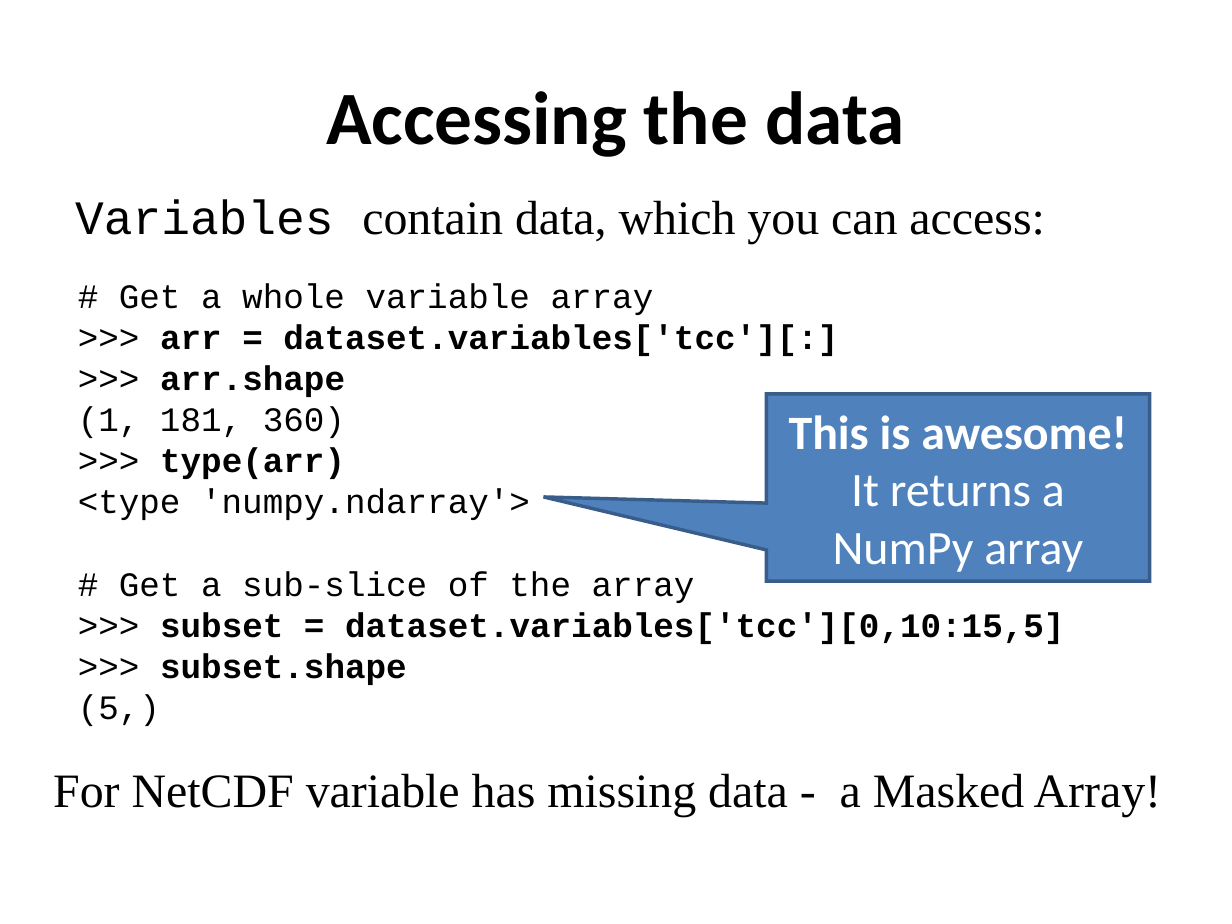
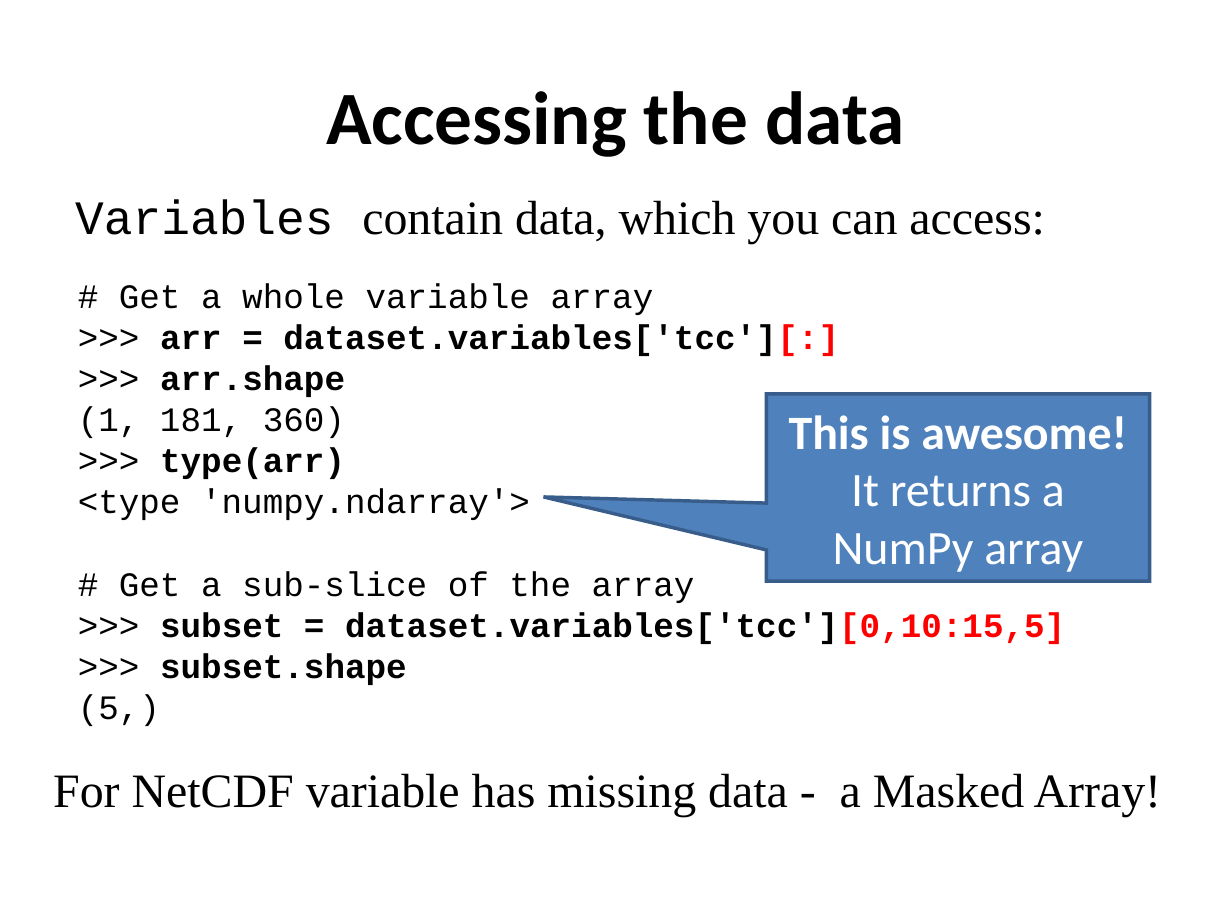
Before and after one commit to ncasuk/ncas-isc, a slide deck: slide 9 of python/presentations/read_write_data/10_read_netcdf_python.ppt. Drawn at 1232x924 pixels with LibreOffice and Linux fonts; fonts in the diff are those of the drawing; background and template pictures are left out. Boxes give left, top, right and bottom in pixels: in the first picture for what was removed or moved away, otherwise in the second. Text is boxed around its words. In the diff, an @@ line names an element or a change of style, - is before the commit and + after.

```diff
--- a/python/presentations/read_write_data/10_read_netcdf_python.ppt
+++ b/python/presentations/read_write_data/10_read_netcdf_python.ppt
@@ text at (x1=160, y1=324, x2=1065, y2=644): text colour #000000 to #FF0000 in "dataset.variables['tcc'][:]", "dataset.variables['tcc'][0,10:15,5]" @@
```
Also in this commit, not shown: 3 other slides changed, 11 other files.
